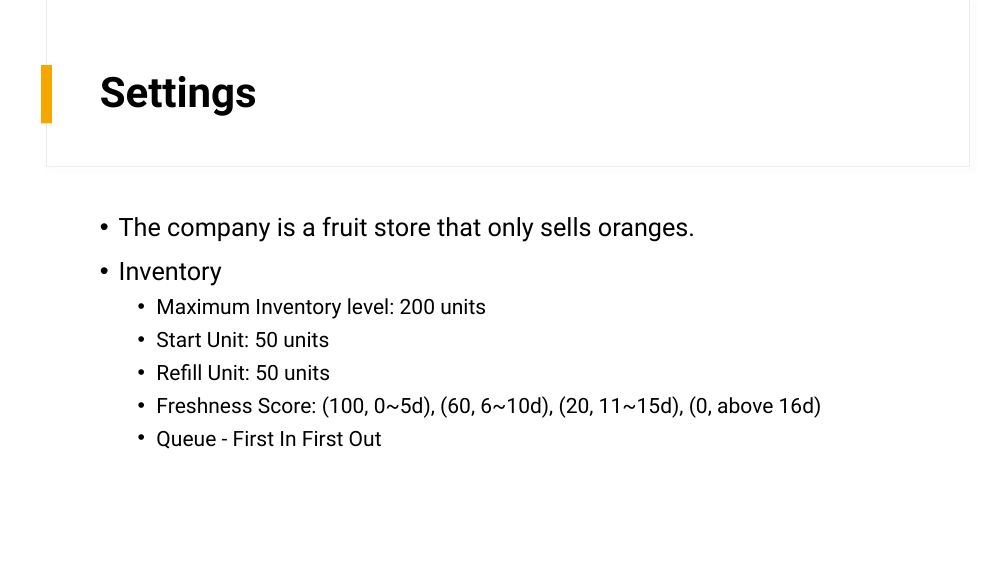
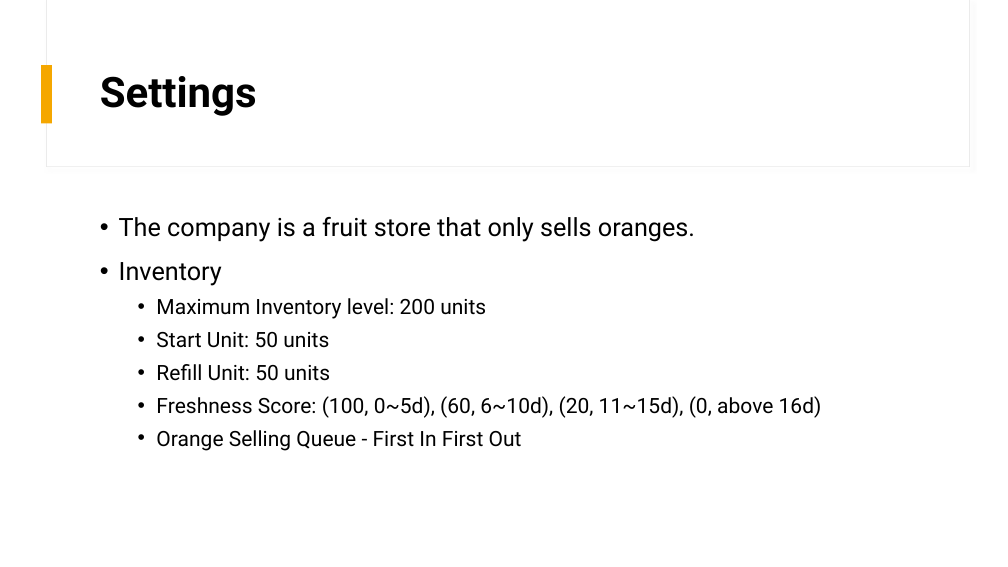
Before and after one commit to r50206v/E4404-Simulation-Project, a slide deck: slide 6 of presentation.pptx. Drawn at 1008x567 pixels with LibreOffice and Linux fonts; fonts in the diff are those of the drawing. Boxes give left, top, right and bottom in pixels: in the first picture for what was removed or moved away, otherwise in the second. Text is boxed around its words. In the diff, an @@ line names an element or a change of style, - is before the commit and + after.

```diff
--- a/presentation.pptx
+++ b/presentation.pptx
@@ text at [156, 430, 522, 451]: text changed @@
-  • Queue - First In First Out
+  • Orange Selling Queue - First In First Out
```
Also in this commit, not shown: 4 other slides changed.
